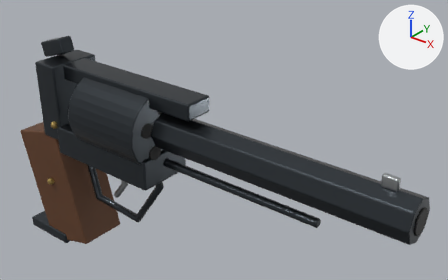
The glTF model environment/weapons/adams_1851/adams_1851.glb, before and after one commit.
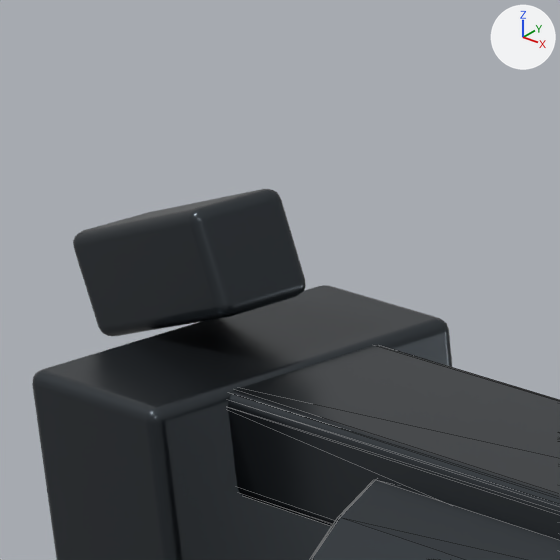
The first picture shows the older version from a camera (50 mm lens) standing at (0.265, -0.28, 0.245) and looking at (0.017, 0.029, 0.054). The close-ups show the older and then the newer version on the part from 7% to 25% of the width and 3% to 32% of the height of that picture. Only the edits that show in the close-ups are written down. Lighting does not change. The marker at upper right points along +X, +Y and +Z. The close-ups show mesh edges as thin lines. Where no turn or scale is listed for an object, it has been applied to the vertices.

Before the edit, the objects in view are built like this:
```python
me_cube_002 = bpy.data.meshes.new('Cube.002')
me_cube_002.from_pydata(...)  # 96 vertices, 188 faces; spans x -0.065..0.065, y -0.011..0.011, z -0.006..0.006
me_cube_002.materials.append(mat_worn_blued_steel)  # dark grey #42484d
me_cube_003 = bpy.data.meshes.new('Cube.003')
me_cube_003.from_pydata(...)  # 96 vertices, 188 faces; spans x -0.011..0.011, y -0.0205..0.0205, z -0.0305..0.0305
me_cube_003.materials.append(mat_worn_blued_steel)  # dark grey #42484d
me_cube_007 = bpy.data.meshes.new('Cube.007')
me_cube_007.from_pydata(...)  # 96 vertices, 188 faces; spans x -0.0133..0.0133, y -0.006..0.006, z -0.009..0.009
me_cube_007.materials.append(mat_worn_blued_steel)  # dark grey #42484d
ob_hammer = bpy.data.objects.new('Hammer', me_cube_007)
ob_hammer.location = (-0.123, 0.0, 0.102)
ob_rear_frame = bpy.data.objects.new('Rear frame', me_cube_003)
ob_rear_frame.location = (-0.115, 0.0, 0.064)
ob_top_strap = bpy.data.objects.new('Top strap', me_cube_002)
ob_top_strap.location = (-0.045, 0.0, 0.088)
# also in view: 'Five chamber cylinder' at (-0.048, 0.0, 0.063)
```
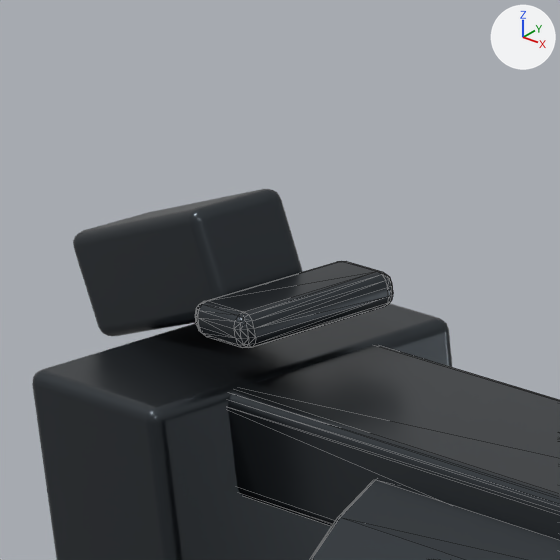
What differs and where, as boxes [x1, y1, x2, y2] in the close-ups (560 x 560 px):
'Rear sight notch', added
    after: [195, 261, 393, 348]

Edits to the bpy script that builds the scene:
```text
Add me_cube_008:
    me_cube_008.from_pydata(...)  # 96 vertices, 188 faces; spans x -0.0045..0.0045, y -0.0105..0.0105, z -0.002..0.002
    me_cube_008.materials.append(mat_worn_blued_steel)  # dark grey #42484d
Add ob_rear_sight_notch:
    ob_rear_sight_notch = bpy.data.objects.new('Rear sight notch', me_cube_008)
    ob_rear_sight_notch.location = (-0.105, 0.0, 0.101)
```
